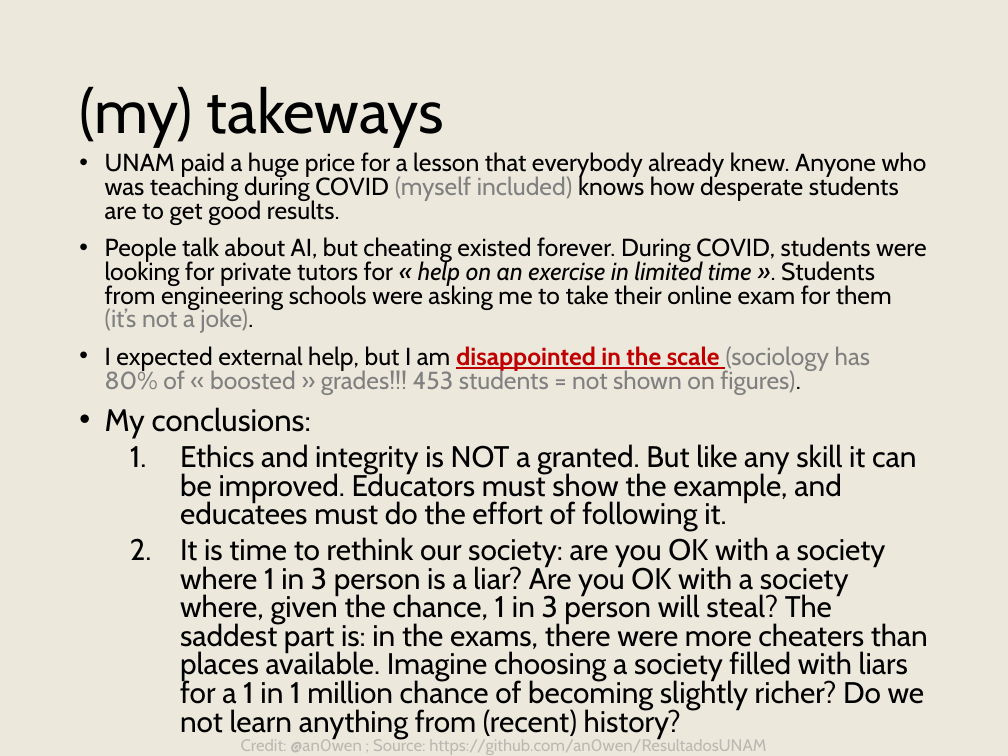
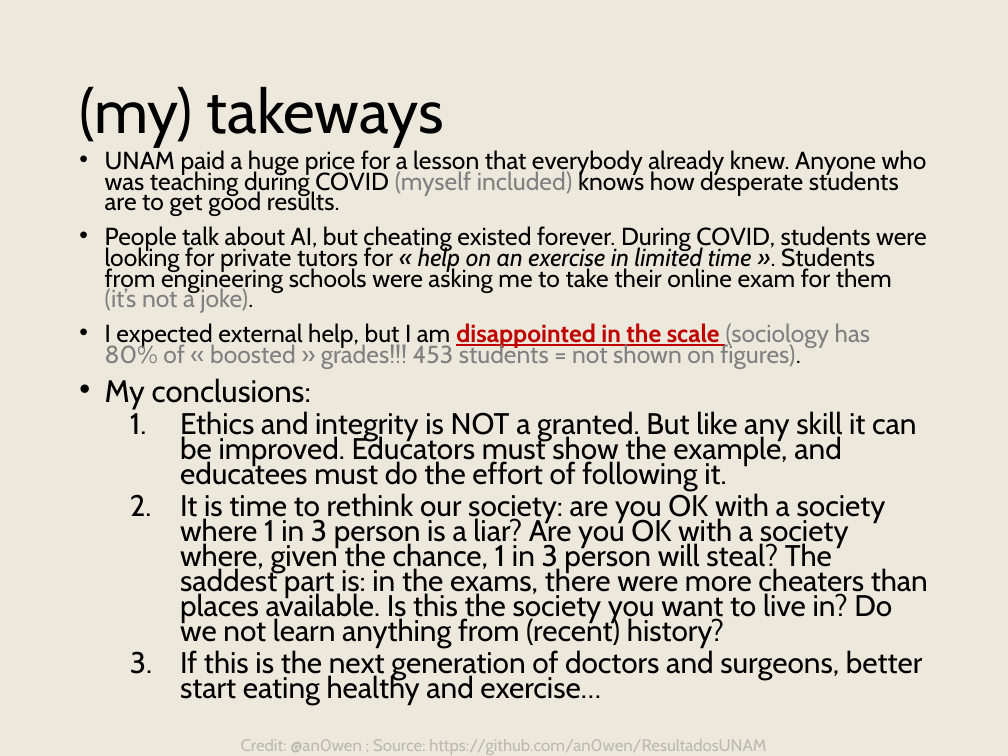
Before and after one commit to agn3si/ResultadosUNAM---data, a slide deck: slide 10 of analysis/percentage-atypical/presentation/presentation.pptx. Drawn at 1008x756 pixels with LibreOffice and Linux fonts; fonts in the diff are those of the drawing. Boxes give left, top, right and bottom in pixels: in the first picture for what was removed or moved away, otherwise in the second. Text is boxed around its words. In the diff, an @@ line names an element or a change of style, - is before the commit and + after.

```diff
--- a/analysis/percentage-atypical/presentation/presentation.pptx
+++ b/analysis/percentage-atypical/presentation/presentation.pptx
@@ text at (105, 150, 927, 491): line spacing 0.8 to 0.7 @@
@@ text at (180, 491, 928, 705): text changed @@
-  2. It is time to rethink our society: are you OK with a society where 1 in 3 person is a liar? Are you OK with a society where, given the chance, 1 in 3 person will steal? The saddest part is: in the exams, there were more cheaters than places available. Imagine choosing a society filled with liars for a 1 in 1 million chance of becoming slightly richer? Do we not learn anything from (recent) history?
+  2. It is time to rethink our society: are you OK with a society where 1 in 3 person is a liar? Are you OK with a society where, given the chance, 1 in 3 person will steal? The saddest part is: in the exams, there were more cheaters than places available. Is this the society you want to live in? Do we not learn anything from (recent) history?
+  3. If this is the next generation of doctors and surgeons, better start eating healthy and exercise…
```
Also in this commit, not shown: 5 other slides changed, 10 other files.
